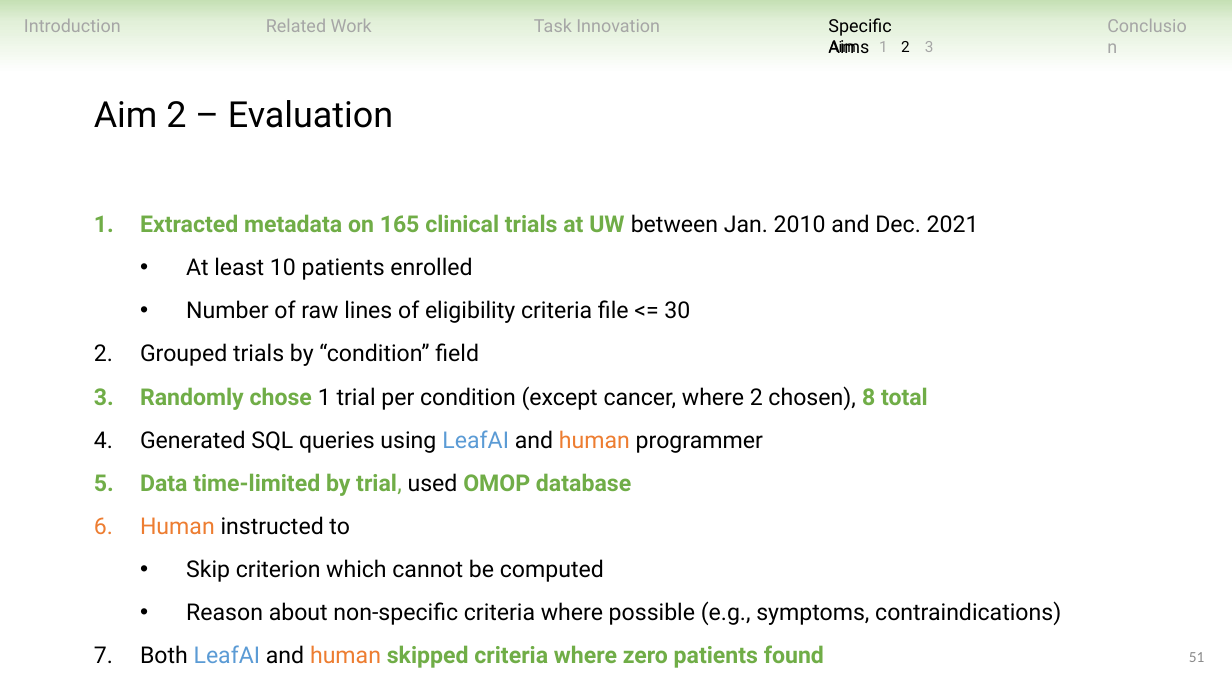
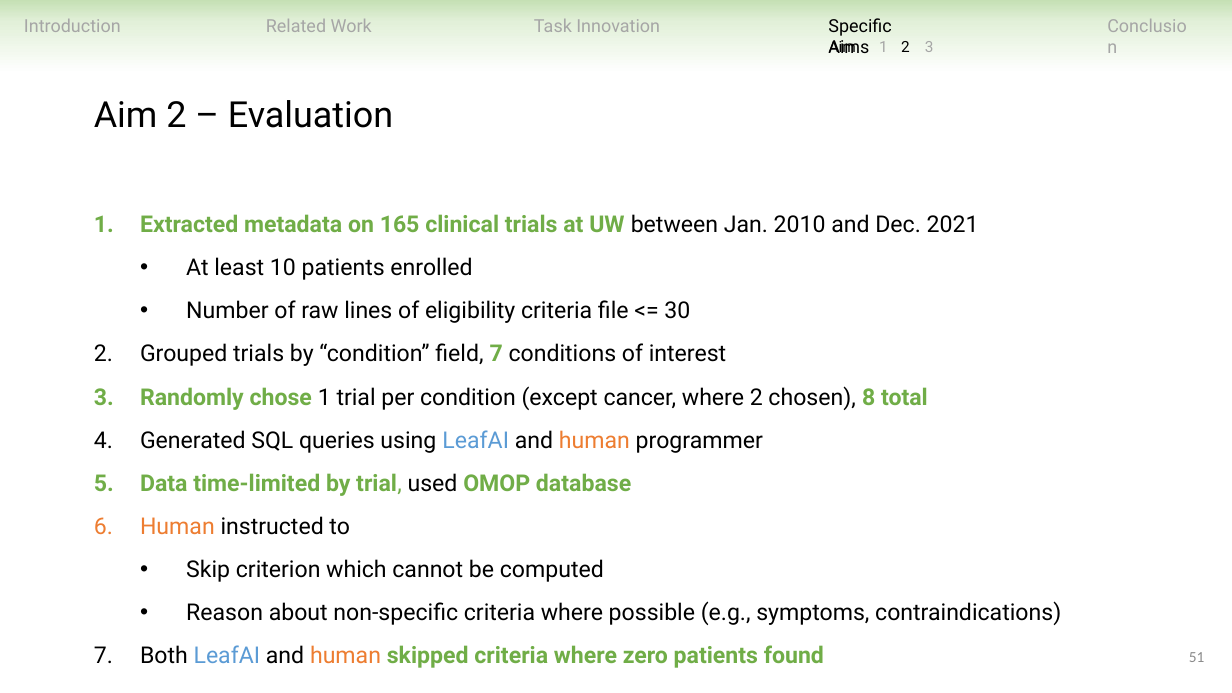
Before and after one commit to ndobb/dissertation, a slide deck: slide 51 of 4_general_exam/presentation/nic_dobbins_general_exam.pptx. Drawn at 1232x693 pixels with LibreOffice and Linux fonts; fonts in the diff are those of the drawing. Boxes give left, top, right and bottom in pixels: in the first picture for what was removed or moved away, otherwise in the second. Text is boxed around its words. In the diff, an @@ line names an element or a change of style, - is before the commit and + after.

```diff
--- a/4_general_exam/presentation/nic_dobbins_general_exam.pptx
+++ b/4_general_exam/presentation/nic_dobbins_general_exam.pptx
@@ text at bbox=[140, 343, 726, 366]: text changed @@
-2. Grouped trials by “condition” field
+2. Grouped trials by “condition” field, 7 conditions of interest
```
Also in this commit, not shown: 11 other slides changed, 23 other files.
